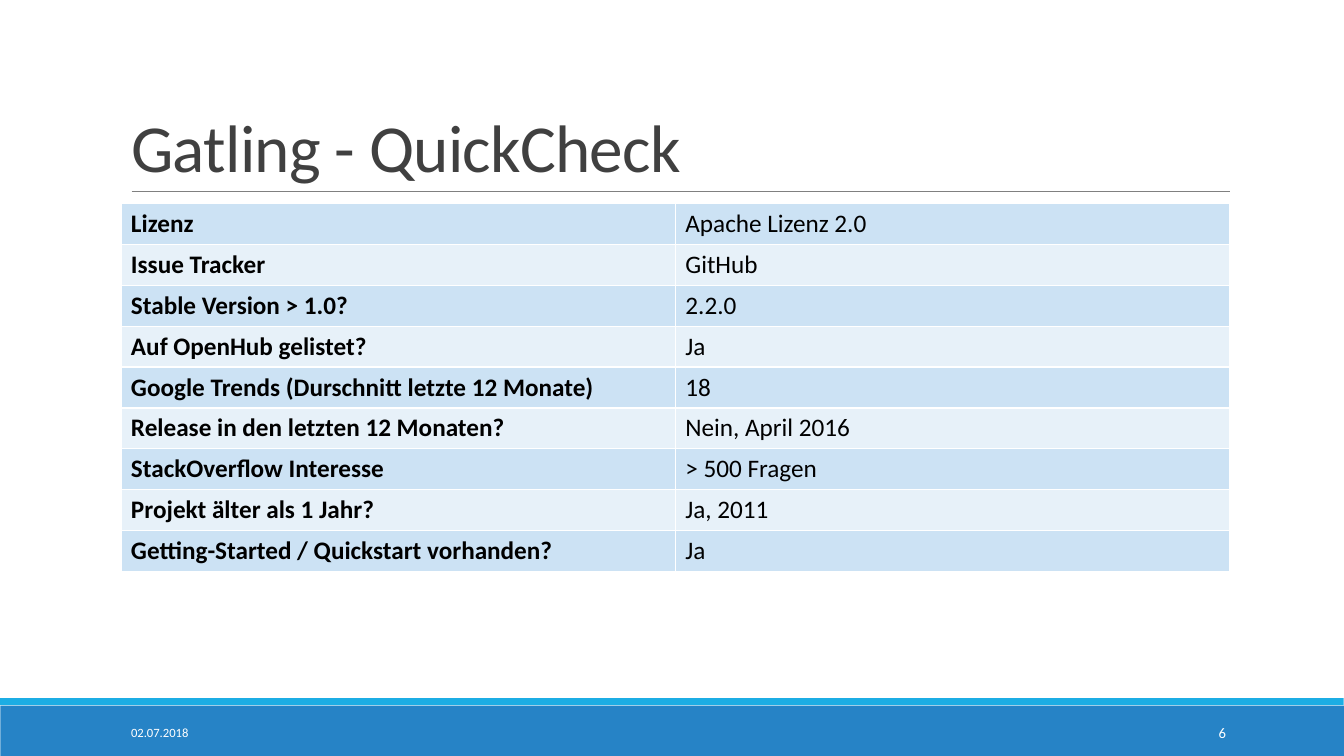
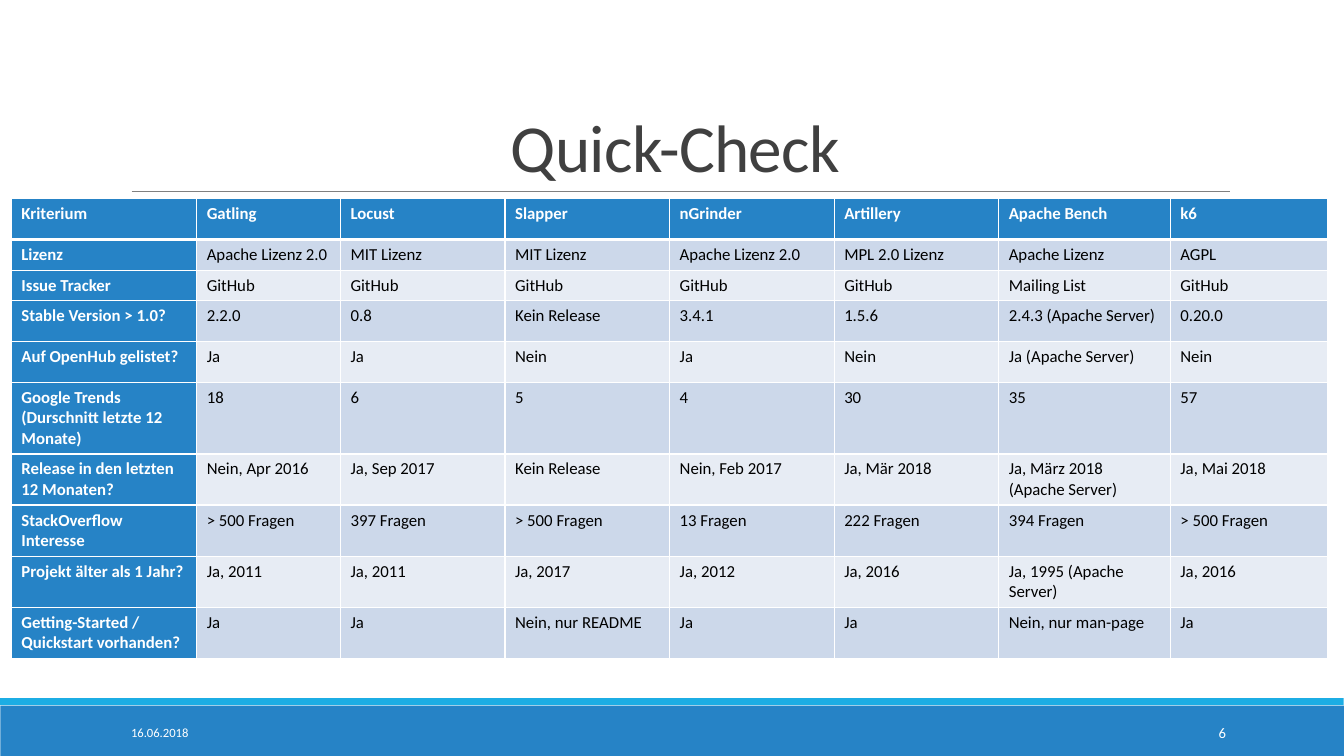
Before and after one commit to StTraeger/sqs-car-webservice, a slide deck: slide 6 of LoadTesting.pptx. Drawn at 1344x756 pixels with LibreOffice and Linux fonts; fonts in the diff are those of the drawing. Boxes give left, top, right and bottom in pixels: in the first picture for what was removed or moved away, otherwise in the second. Text is boxed around its words. In the diff, an @@ line names an element or a change of style, - is before the commit and + after.

```diff
--- a/LoadTesting.pptx
+++ b/LoadTesting.pptx
@@ title at [511,125,840,181]: text changed @@
-Gatling - QuickCheck
+Quick-Check
@@ table at [11,199,1327,654] @@
-Lizenz | Apache Lizenz 2.0
-Issue Tracker | GitHub
-Stable Version > 1.0? | 2.2.0
-Auf OpenHub gelistet? | Ja
-Google Trends (Durschnitt letzte 12 Monate) | 18
-Release in den letzten 12 Monaten? | Nein, April 2016
-StackOverflow Interesse | > 500 Fragen
-Projekt älter als 1 Jahr? | Ja, 2011
-Getting-Started / Quickstart vorhanden? | Ja
+Kriterium | Gatling | Locust | Slapper | nGrinder | Artillery | Apache Bench | k6
+Lizenz | Apache Lizenz 2.0 | MIT Lizenz | MIT Lizenz | Apache Lizenz 2.0 | MPL 2.0 Lizenz | Apache Lizenz | AGPL
+Issue Tracker | GitHub | GitHub | GitHub | GitHub | GitHub | Mailing List | GitHub
+Stable Version > 1.0? | 2.2.0 | 0.8 | Kein Release | 3.4.1 | 1.5.6 | 2.4.3 (Apache Server) | 0.20.0
+Auf OpenHub gelistet? | Ja | Ja | Nein | Ja | Nein | Ja (Apache Server) | Nein
+Google Trends (Durschnitt letzte 12 Monate) | 18 | 6 | 5 | 4 | 30 | 35 | 57
+Release in den letzten 12 Monaten? | Nein, Apr 2016 | Ja, Sep 2017 | Kein Release | Nein, Feb 2017 | Ja, Mär 2018 | Ja, März 2018 (Apache Server) | Ja, Mai 2018
+StackOverflow Interesse | > 500 Fragen | 397 Fragen | > 500 Fragen | 13 Fragen | 222 Fragen | 394 Fragen | > 500 Fragen
+Projekt älter als 1 Jahr? | Ja, 2011 | Ja, 2011 | Ja, 2017 | Ja, 2012 | Ja, 2016 | Ja, 1995 (Apache Server) | Ja, 2016
+Getting-Started / Quickstart vorhanden? | Ja | Ja | Nein, nur README | Ja | Ja | Nein, nur man-page | Ja
@@ table: place and size @@
-table at [121,204,1230,572]
+table at [11,199,1327,654]
@@ text at [131,728,188,737]: text changed @@
-02.07.2018
+16.06.2018
```
Also in this commit, not shown: 5 other slides changed, 5 slides added, 14 slides removed, 2 other files.
